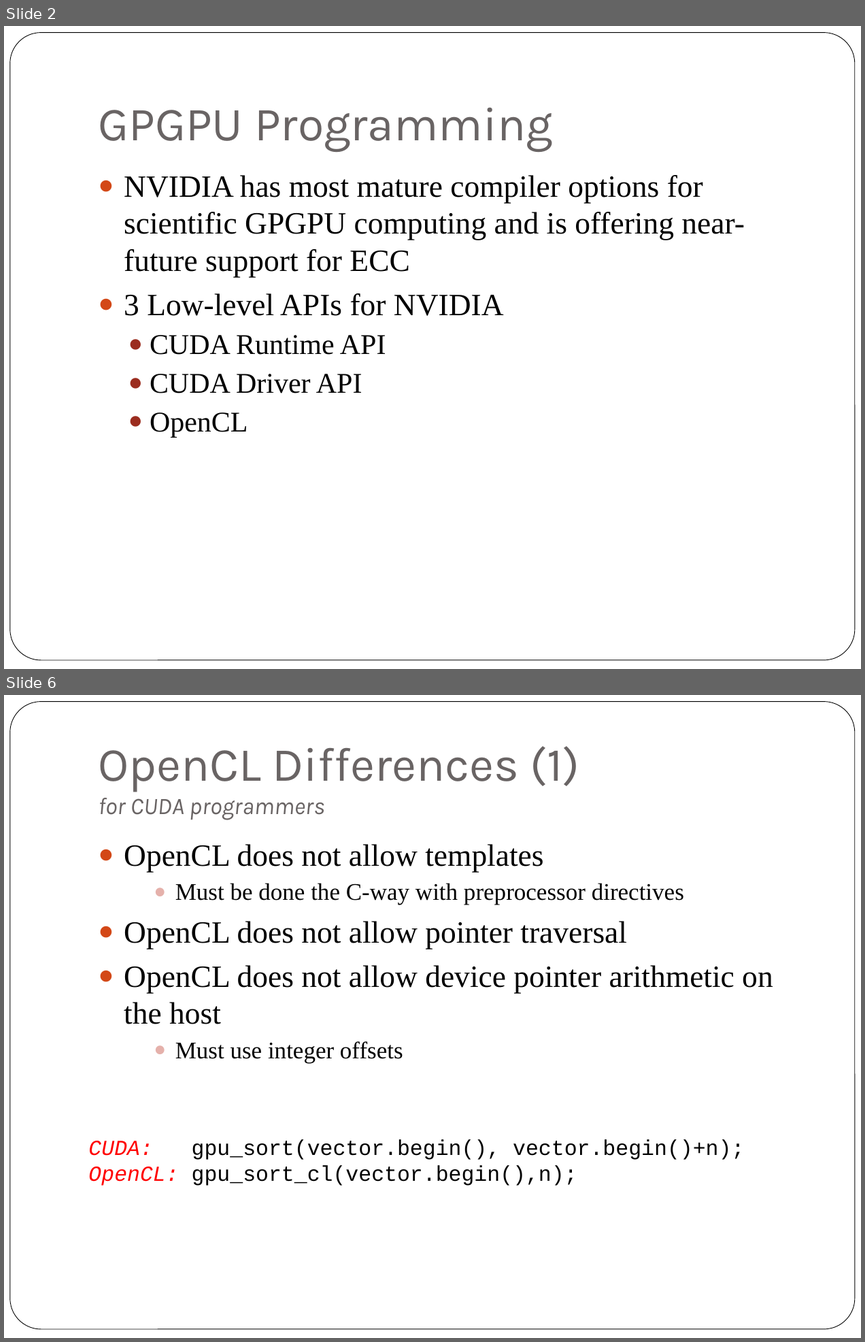
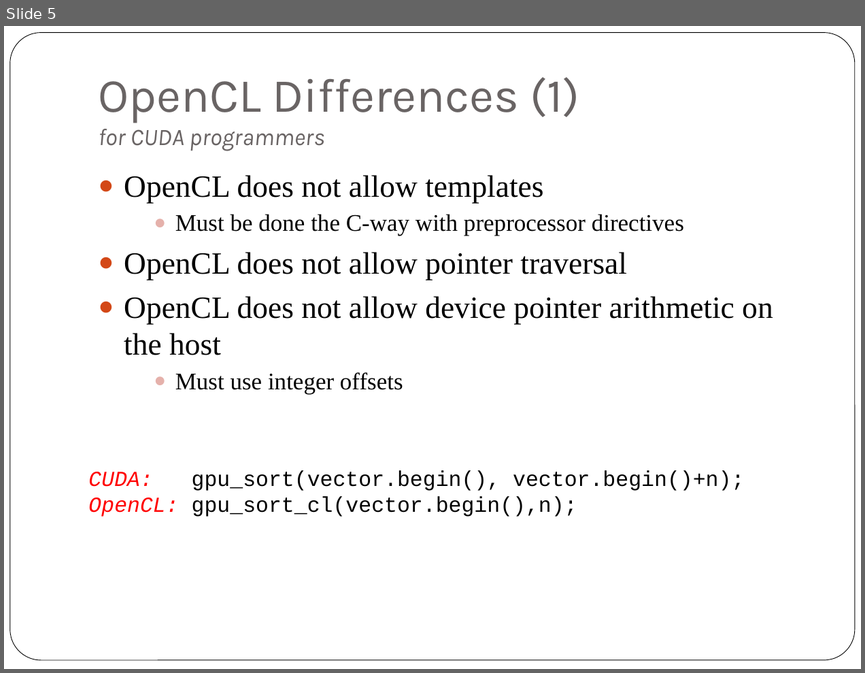
Before and after one commit to scicomp/geryon, a slide deck: geryon.pptx. Shown one above the other, each under a label of ours: slides 2 and 6 before the commit, slide 5 after it; the slides between them are not shown. The pictures are 865x1342 and 865x673 pixels, drawn with LibreOffice and Linux fonts; fonts in the diff are those of the drawing. Boxes give left, top, right and bottom in pixels: in the first picture for what was removed or moved away, otherwise in the second. Text is boxed around its words. In the diff, an @@ line names an element or a change of style, - is before the commit and + after.

```diff
--- a/geryon.pptx
+++ b/geryon.pptx
@@ slide 2 removed at (4, 26, 861, 669), background #FFFFFF; not listed: 1 template element that a slide beside it also shows @@
@@ title removed at (98, 108, 553, 152) @@
-GPGPU Programming
@@ text removed at (124, 175, 745, 437) @@
-● NVIDIA has most mature compiler options for scientific GPGPU computing and is offering near-future support for ECC
-● 3 Low-level APIs for NVIDIA
-  ● CUDA Runtime API
-  ● CUDA Driver API
-  ● OpenCL
@@ what was slide 6 is now slide 5 @@
```
Also in this commit, not shown: 5 slides changed, 2 other slides removed, 6 other files.
